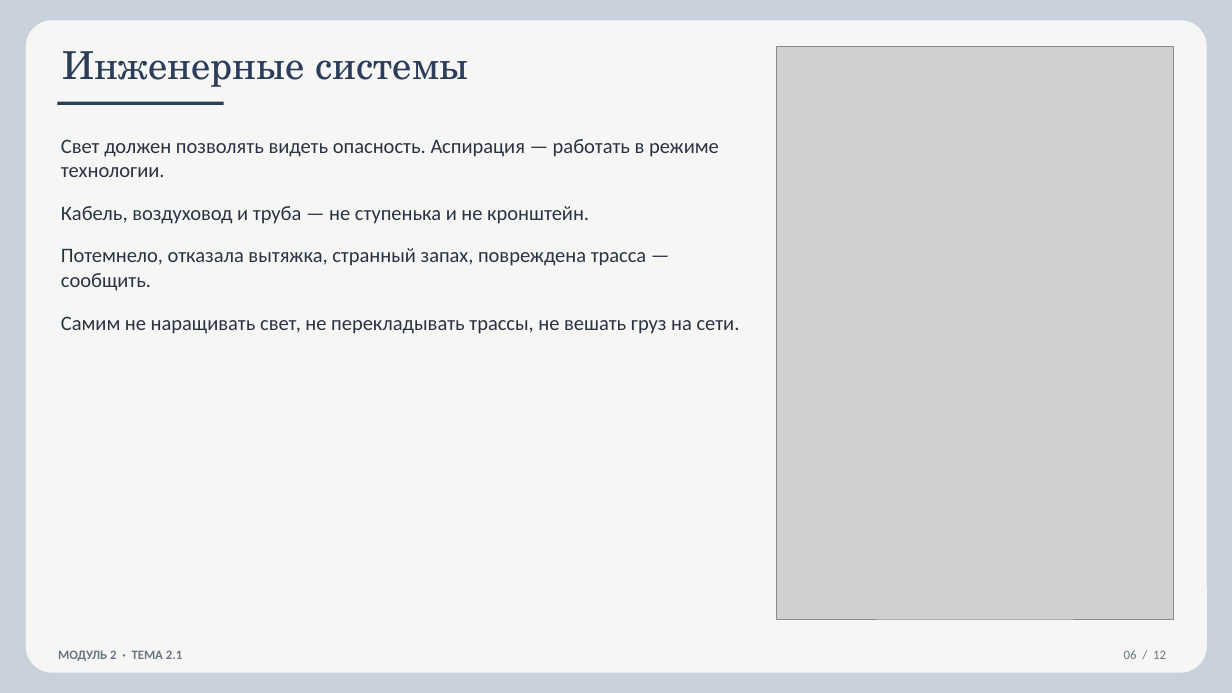
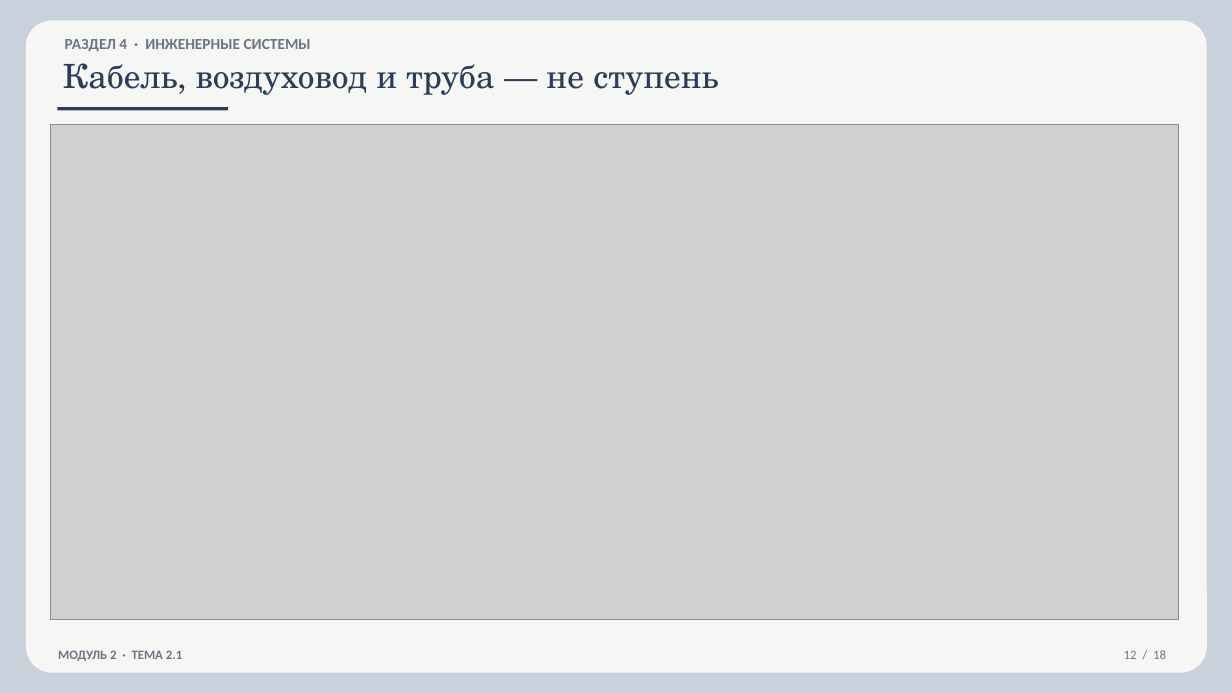
Before and after one commit to lysakalenushka-hash/-, a slide deck: slide 12 of 2.1_Здания_сооружения_площадки.pptx (slide 6 before the commit). Drawn at 1232x693 pixels with LibreOffice and Linux fonts; fonts in the diff are those of the drawing; grey boxes stand for pictures. Boxes give left, top, right and bottom in pixels: in the first picture for what was removed or moved away, otherwise in the second. Text is boxed around its words. In the diff, an @@ line names an element or a change of style, - is before the commit and + after.

```diff
--- a/2.1_Здания_сооружения_площадки.pptx
+++ b/2.1_Здания_сооружения_площадки.pptx
@@ text at bbox=[65, 39, 311, 52]: text changed; size 30 to 12 pt; font TeX Gyre Schola to Calibri; text colour #2C3D5B to #6B7584; bold on @@
-Инженерные системы
+РАЗДЕЛ 4 · ИНЖЕНЕРНЫЕ СИСТЕМЫ
@@ picture removed at bbox=[776, 46, 1174, 619] @@
@@ text added at bbox=[63, 63, 718, 95], 26 pt, text #2C3D5B @@
+Кабель, воздуховод и труба — не ступень
@@ rectangle: place and size @@
-rectangle at bbox=[57, 102, 224, 105]
+rectangle at bbox=[57, 107, 228, 111]
@@ picture added at bbox=[51, 125, 1178, 619] @@
@@ text removed at bbox=[61, 139, 740, 334] @@
-Свет должен позволять видеть опасность. Аспирация — работать в режиме технологии.
-Кабель, воздуховод и труба — не ступенька и не кронштейн.
-Потемнело, отказала вытяжка, странный запах, повреждена трасса — сообщить.
-Самим не наращивать свет, не перекладывать трассы, не вешать груз на сети.
@@ text at bbox=[1124, 650, 1166, 659]: text changed @@
-06 / 12
+12 / 18
```
Also in this commit, not shown: 4 other slides changed, 13 slides added, 7 slides removed, 11 other files.
